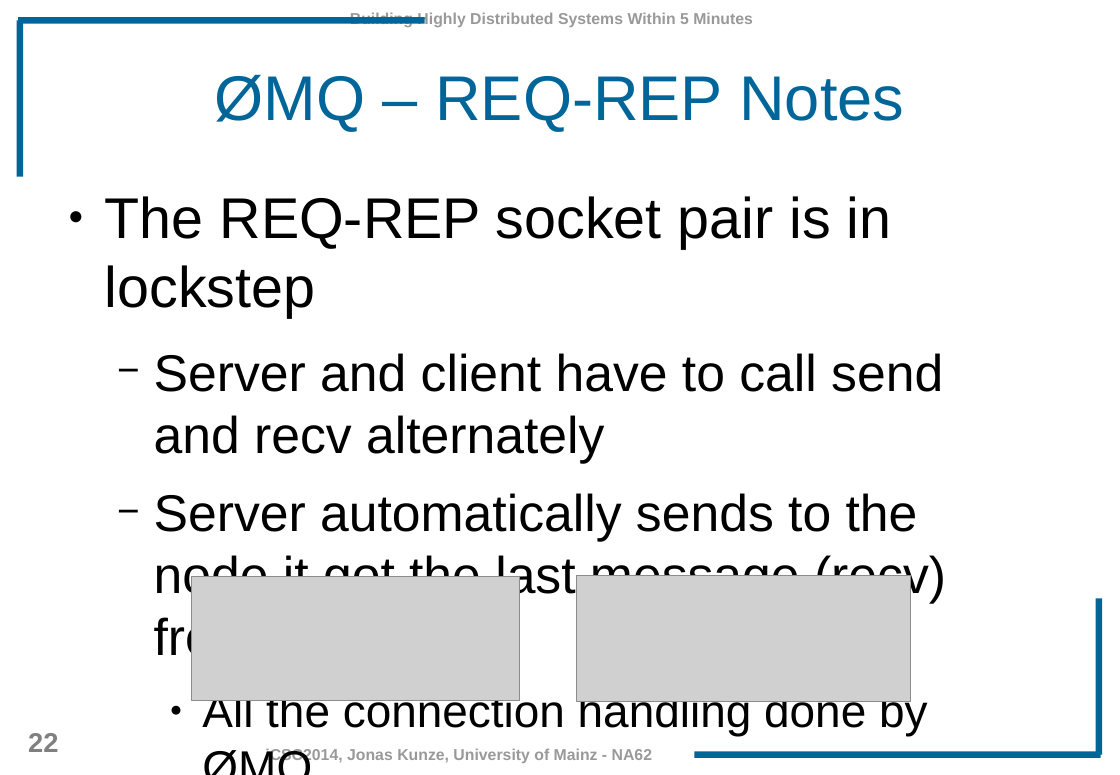
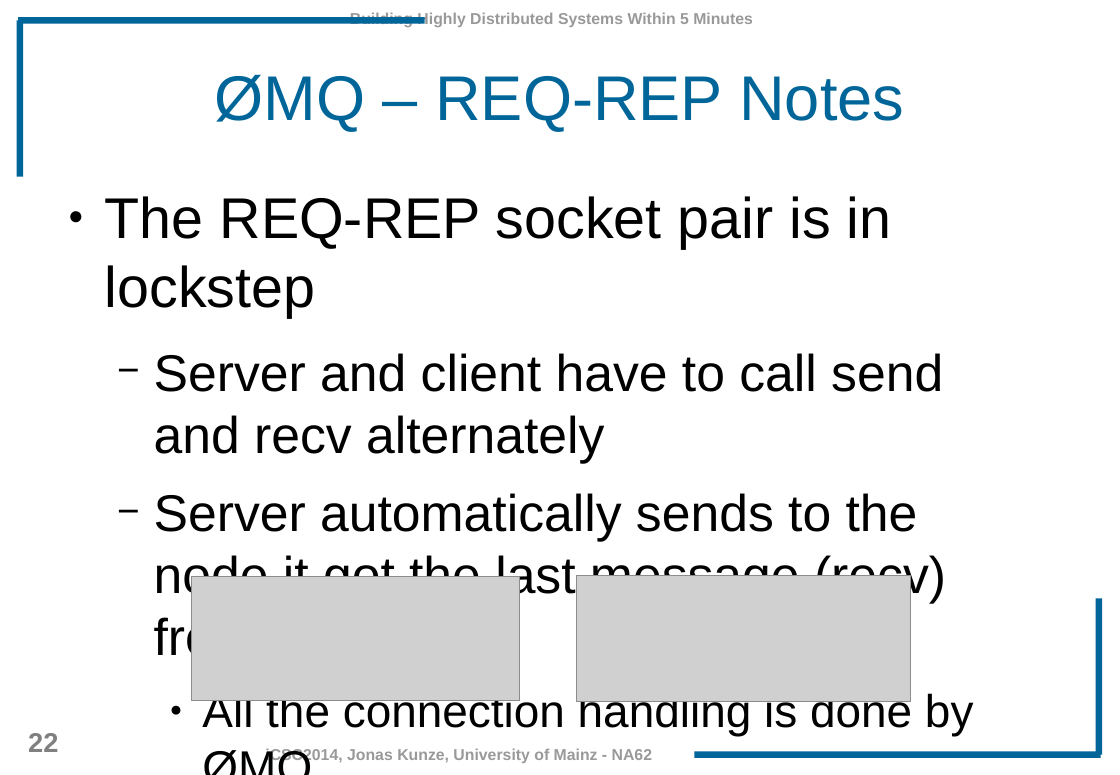
Before and after one commit to JonasKunze/icsc2014, a slide deck: slide 22 of iCSC-2014-Network-Libraries.odp. Drawn at 1120x775 pixels with LibreOffice and Linux fonts; fonts in the diff are those of the drawing; grey boxes stand for pictures; background and template pictures are left out. Boxes give left, top, right and bottom in pixels: in the first picture for what was removed or moved away, otherwise in the second. Text is boxed around its words. In the diff, an @@ line names an element or a change of style, - is before the commit and + after.

```diff
--- a/iCSC-2014-Network-Libraries.odp
+++ b/iCSC-2014-Network-Libraries.odp
@@ text at box(202, 691, 974, 736): text changed @@
-    ● All the connection handling done by ØMQ
+    ● All the connection handling is done by ØMQ
```
Also in this commit, not shown: 15 other slides changed, 3 other files.
